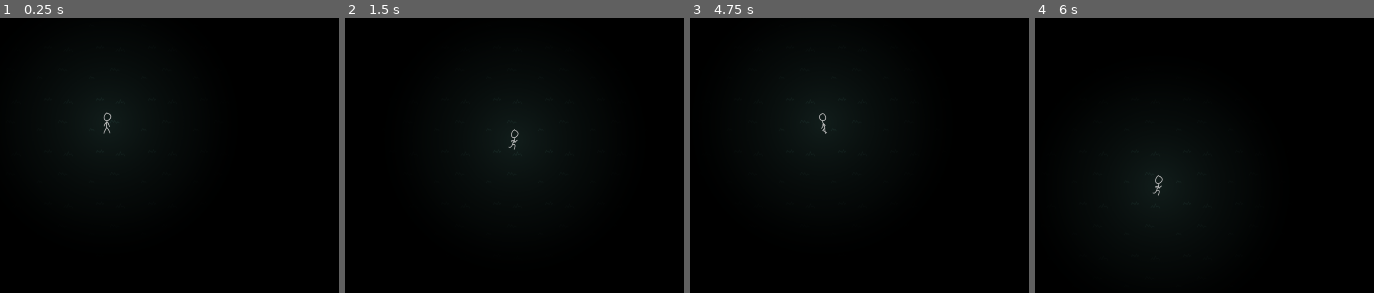
Above: before the commit, frames 1-4 (left to right).
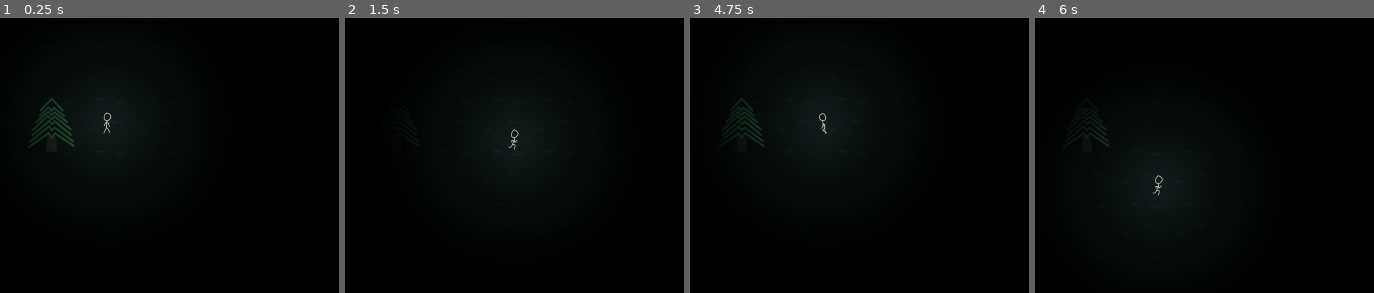
Above: after the commit, the same moments.

Repository: coreyferguson/trenchant
Game: Godot game, scene res://src/environment/Environment.tscn
Same seed, same stepped clock (60 frames per second), same inputs: the game is played once before the commit and once after it.
Inputs (mouse positions are in pixels of both pictures, inside the frame that each line leads up to):
- Up to frame 1 (0.25 s): no input
- Up to frame 2 (1.5 s): tap Enter at 0.5 s; move the mouse to (663, 106) at 0.52 s; hold D (move_right) 0.53-1.28 s; click (663, 106) at 0.6 s; move the mouse to (outside the picture) at 1.27 s; hold S (move_down) from 1.28 s (still down); click (outside the picture) at 1.35 s
- Up to frame 3 (4.75 s): move the mouse to (910, 29) at 2.02 s; release S (move_down) at 2.03 s; hold D (move_right) 2.03-2.78 s; click (910, 29) at 2.1 s; tap Space at 2.75 s; move the mouse to (791, 218) at 2.77 s; hold W (move_up) 2.78-3.53 s; click (791, 218) at 2.85 s; move the mouse to (outside the picture) at 3.52 s; hold A (move_left) from 3.53 s (still down); click (outside the picture) at 3.6 s; tap Enter at 4.25 s; move the mouse to (outside the picture) at 4.27 s; click (outside the picture) at 4.35 s
- Up to frame 4 (6 s): move the mouse to (1218, 128) at 5.02 s; release A (move_left) at 5.03 s; hold S (move_down) 5.03-5.78 s; click (1218, 128) at 5.1 s; tap Space at 5.75 s; move the mouse to (outside the picture) at 5.77 s; hold D (move_right) from 5.78 s (still down); click (outside the picture) at 5.85 s

The runs differ from the first frame. In frame 1, 0.6% of the frame differs, in the area x 8-22%, y 29-48%; in frame 2, less than 0.1%; in frame 3, 0.3%; in frame 4, less than 0.1%.

Commit message:
belt view

Diff:
--- a/project.godot
+++ b/project.godot
@@ -22,6 +22,8 @@
 [autoload]
 
 Player="*res://src/player/PlayerApi.gd"
+Inventory="*res://src/inventory/InventoryApi.gd"
+Items="*res://src/items/ItemsApi.gd"
 
 [display]
 
--- a/src/environment/Environment.tscn
+++ b/src/environment/Environment.tscn
@@ -1,8 +1,9 @@
-[gd_scene load_steps=4 format=2]
+[gd_scene load_steps=5 format=2]
 
 [ext_resource path="res://src/environment/grassland.png" type="Texture" id=1]
 [ext_resource path="res://src/player/Player.tscn" type="PackedScene" id=2]
 [ext_resource path="res://src/resources/Tree/Tree.tscn" type="PackedScene" id=3]
+[ext_resource path="res://src/inventory/BeltView.gd" type="Script" id=4]
 
 [node name="environment" type="Node2D"]
 
@@ -16,7 +17,28 @@
 region_rect = Rect2( 0, 0, 1920, 1080 )
 
 [node name="Tree" parent="." instance=ExtResource( 3 )]
-position = Vector2( 440.868, 471.626 )
+position = Vector2( 744.841, 531.753 )
 
 [node name="player" parent="." instance=ExtResource( 2 )]
 position = Vector2( 877.02, 526.699 )
+
+[node name="HUD" type="CanvasLayer" parent="."]
+
+[node name="VBoxContainer" type="VBoxContainer" parent="HUD"]
+anchor_right = 1.0
+anchor_bottom = 1.0
+alignment = 2
+__meta__ = {
+"_edit_use_anchors_": false
+}
+
+[node name="belt" type="HBoxContainer" parent="HUD/VBoxContainer"]
+margin_top = 1010.0
+margin_right = 1920.0
+margin_bottom = 1080.0
+rect_min_size = Vector2( 0, 70 )
+alignment = 1
+script = ExtResource( 4 )
+__meta__ = {
+"_edit_use_anchors_": false
+}
--- /dev/null
+++ b/src/inventory/BeltSlot.gd
@@ -0,0 +1,13 @@
+tool
+extends VBoxContainer
+
+export(Texture) var icon setget set_icon
+export(int) var quantity setget set_quantity
+
+func set_icon(new_icon):
+	icon = new_icon
+	if has_node("button/icon"): $button/icon.texture = new_icon
+
+func set_quantity(new_quantity):
+	quantity = new_quantity
+	if has_node("panel/quantity"): $panel/quantity.text = str(new_quantity)
--- /dev/null
+++ b/src/inventory/BeltSlot.tscn
@@ -0,0 +1,43 @@
+[gd_scene load_steps=4 format=2]
+
+[ext_resource path="res://src/inventory/images/belt_slot.png" type="Texture" id=1]
+[ext_resource path="res://src/items/Unknown.png" type="Texture" id=2]
+[ext_resource path="res://src/inventory/BeltSlot.gd" type="Script" id=3]
+
+[node name="belt_slot" type="VBoxContainer"]
+margin_right = 50.0
+margin_bottom = 78.0
+custom_constants/separation = 0
+script = ExtResource( 3 )
+__meta__ = {
+"_edit_use_anchors_": false
+}
+icon = ExtResource( 2 )
+
+[node name="button" type="TextureButton" parent="."]
+margin_right = 50.0
+margin_bottom = 50.0
+texture_normal = ExtResource( 1 )
+
+[node name="icon" type="TextureRect" parent="button"]
+anchor_right = 1.0
+anchor_bottom = 1.0
+texture = ExtResource( 2 )
+__meta__ = {
+"_edit_use_anchors_": false
+}
+
+[node name="panel" type="PanelContainer" parent="."]
+margin_top = 50.0
+margin_right = 50.0
+margin_bottom = 78.0
+
+[node name="quantity" type="Label" parent="panel"]
+margin_left = 7.0
+margin_top = 7.0
+margin_right = 43.0
+margin_bottom = 21.0
+text = "0"
+align = 2
+valign = 1
+clip_text = true
--- /dev/null
+++ b/src/inventory/BeltView.gd
@@ -0,0 +1,14 @@
+extends HBoxContainer
+
+var BeltSlot = preload("res://src/inventory/BeltSlot.tscn")
+
+func _ready():
+	Inventory.connect("item_added_to_belt", self, '_on_inventory_item_added_to_belt')
+
+func _on_inventory_item_added_to_belt(index):
+	var resource = Inventory.belt[index]
+	var belt_slot = BeltSlot.instance()
+	belt_slot.name = resource.name
+	belt_slot.icon = Items.get(resource.name).icon
+	belt_slot.quantity = resource.quantity
+	add_child(belt_slot)
--- /dev/null
+++ b/src/inventory/InventoryApi.gd
@@ -0,0 +1,45 @@
+extends Node
+
+signal item_added_to_belt(index)
+signal item_added_to_backpack(index)
+
+var belt = []
+var backpack = []
+
+func _init():
+	belt.resize(4)
+
+func collect(resources):
+	if !resources: return
+	for r in range(resources.size()):
+		collect_single_resource(resources[r])
+
+func collect_single_resource(resource):
+	# add to existing belt item
+	for i in range(belt.size()):
+		if belt[i] && belt[i].name == resource.name:
+			print('combining "' + str(resource.name) + '" to belt slot ' + str(i+1))
+			belt[i].quantity += resource.quantity
+			emit_signal("item_added_to_belt", i)
+			return
+	# add to existing backpack item
+	for i in range(backpack.size()):
+		if backpack[i] && backpack[i].name == resource.name:
+			print('combining "' + str(resource.name) + '" to backpack slot ' + str(i+1))
+			backpack[i].quantity += resource.quantity
+			emit_signal("item_added_to_backpack", i)
+			return
+	# add new item to belt
+	for i in range(belt.size()):
+		if !belt[i]:
+			print('adding "' + str(resource.name) + '" to belt slot ' + str(i+1))
+			belt[i] = resource
+			emit_signal("item_added_to_belt", i)
+			return
+	# add new backpack item
+	for i in range(backpack.size()):
+		if !backpack[i]:
+			print('adding "' + str(resource.name) + '" to backpack slot ' + str(i+1))
+			backpack[i] = resource
+			emit_signal("item_added_to_backpack", i)
+			return
--- /dev/null
+++ b/src/items/ItemsApi.gd
@@ -0,0 +1,9 @@
+extends Node
+
+var items = {
+	'wood': { 'icon': preload("res://src/items/Wood/Wood.png") }
+}
+
+func get(name):
+	if !items.has(name): return { 'icon': preload("res://src/items/Unknown.png") }
+	return items[name]
--- a/src/player/Player.gd
+++ b/src/player/Player.gd
@@ -75,6 +75,7 @@
 			var body = body_wr.get_ref()
 			if body.has_method('interact'):
 				var resources = body.interact(self)
+				Inventory.collect(resources)
 		else:
 			body_indexes_to_remove.push_back(i)
 	# remove bodies without references
--- a/src/resources/Tree/Tree.gd
+++ b/src/resources/Tree/Tree.gd
@@ -15,6 +15,6 @@
 	if health == 0:
 		queue_free()
 		return [
-			{ 'resource': 'wood', 'quantity': wood },
-			{ 'resource': 'sticks', 'quantity': sticks }
+			{ 'name': 'wood', 'quantity': wood },
+			{ 'name': 'sticks', 'quantity': sticks }
 		]
--- /dev/null
+++ b/src/style/fonts/Font.tres
@@ -0,0 +1,6 @@
+[gd_resource type="DynamicFont" load_steps=2 format=2]
+
+[ext_resource path="res://src/style/fonts/Nobile-Regular.ttf" type="DynamicFontData" id=1]
+
+[resource]
+font_data = ExtResource( 1 )
Binary file added: src/inventory/images/belt_slot.png
Not shown, added: src/inventory/images/belt_slot.png.import
Binary file added: src/items/Unknown.png
Not shown, added: src/items/Unknown.png.import
Binary file added: src/items/Wood/Wood.png
Not shown, added: src/items/Wood/Wood.png.import
Not shown: 4 places in src/player/Player.tscn that only renumber resources
Binary file added: src/style/fonts/Nobile-Bold.ttf
Binary file added: src/style/fonts/Nobile-BoldItalic.ttf
Binary file added: src/style/fonts/Nobile-Italic.ttf
Binary file added: src/style/fonts/Nobile-Medium.ttf
Binary file added: src/style/fonts/Nobile-MediumItalic.ttf
(and 2 more such lines)
